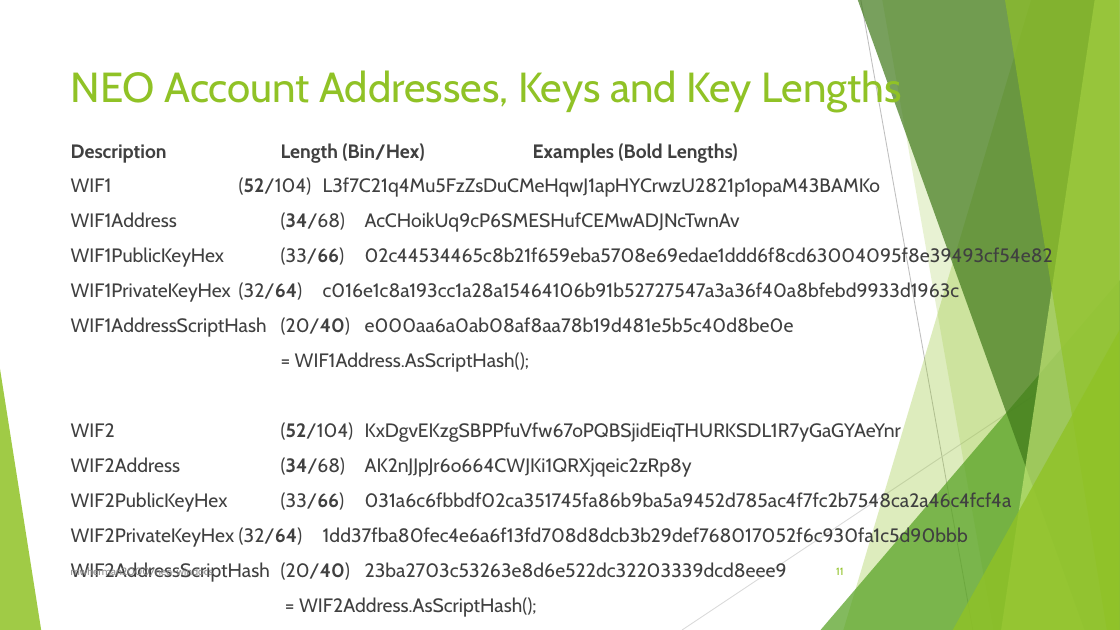
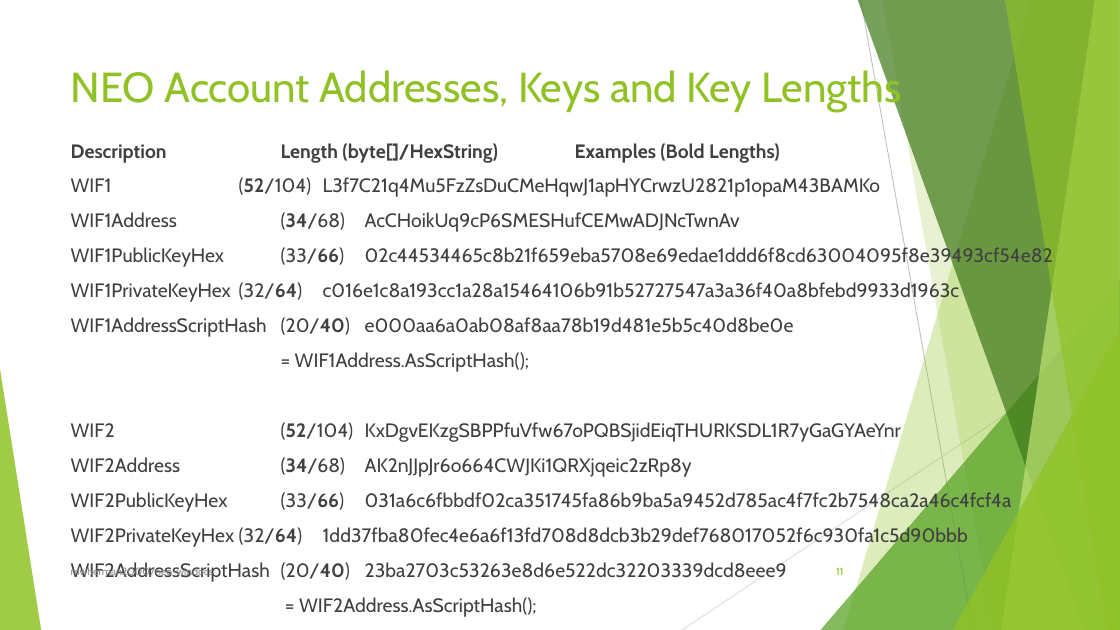
Before and after one commit to mwherman2000/neo-windocs, a slide deck: slide 11 of windocs/windocs-presentations/Debugging NEO Accounts and Addresses-20180216 v0.1.pptx. Drawn at 1120x630 pixels with LibreOffice and Linux fonts; fonts in the diff are those of the drawing. Boxes give left, top, right and bottom in pixels: in the first picture for what was removed or moved away, otherwise in the second. Text is boxed around its words. In the diff, an @@ line names an element or a change of style, - is before the commit and + after.

```diff
--- a/windocs/windocs-presentations/Debugging NEO Accounts and Addresses-20180216 v0.1.pptx
+++ b/windocs/windocs-presentations/Debugging NEO Accounts and Addresses-20180216 v0.1.pptx
@@ text at [71, 143, 780, 163]: text changed @@
-Description Length (Bin/Hex) Examples (Bold Lengths)
+Description Length (byte[]/HexString) Examples (Bold Lengths)
```
Also in this commit, not shown: 2 other files.
